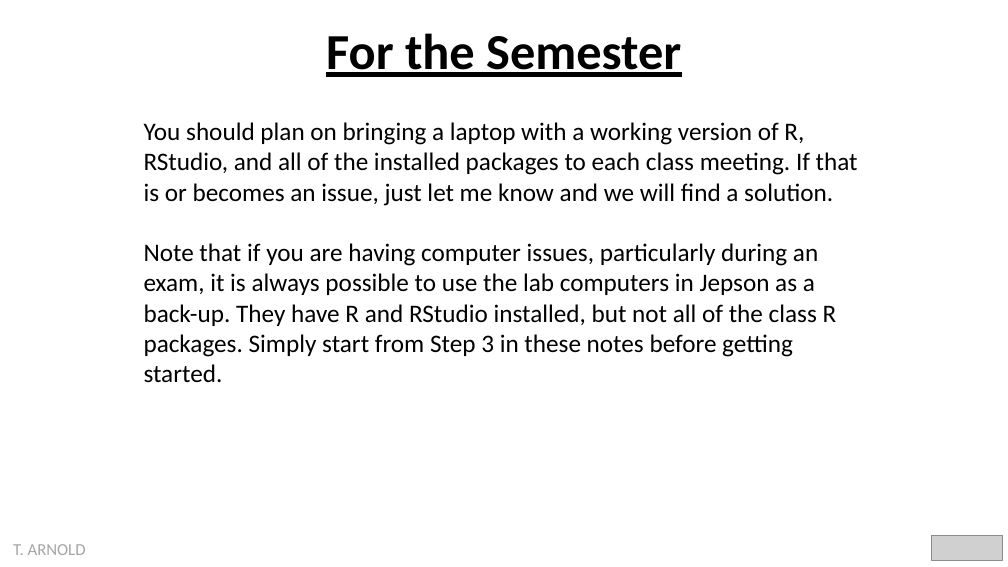
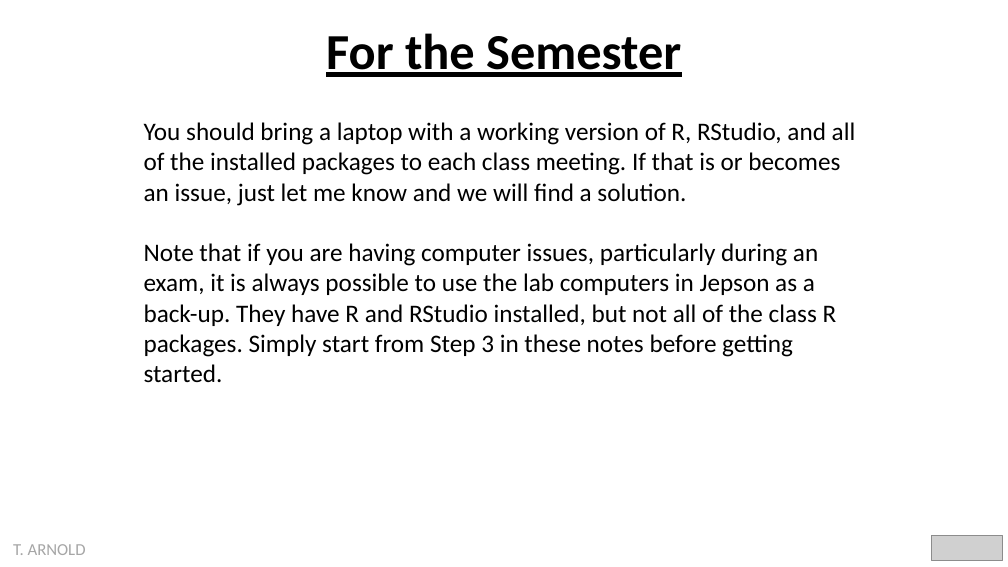
Before and after one commit to statsmaths/dsst330-s24, a slide deck: slide 17 of extra/intro.pptx (slide 18 before the commit). Drawn at 1008x567 pixels with LibreOffice and Linux fonts; fonts in the diff are those of the drawing; grey boxes stand for pictures. Boxes give left, top, right and bottom in pixels: in the first picture for what was removed or moved away, otherwise in the second. Text is boxed around its words. In the diff, an @@ line names an element or a change of style, - is before the commit and + after.

```diff
--- a/extra/intro.pptx
+++ b/extra/intro.pptx
@@ text at [144, 122, 856, 206]: text changed @@
-You should plan on bringing a laptop with a working version of R, RStudio, and all of the installed packages to each class meeting. If that is or becomes an issue, just let me know and we will find a solution.
+You should bring a laptop with a working version of R, RStudio, and all of the installed packages to each class meeting. If that is or becomes an issue, just let me know and we will find a solution.
```
Also in this commit, not shown: 2 other slides changed, 1 slide added, 2 slides removed, 3 other files.
